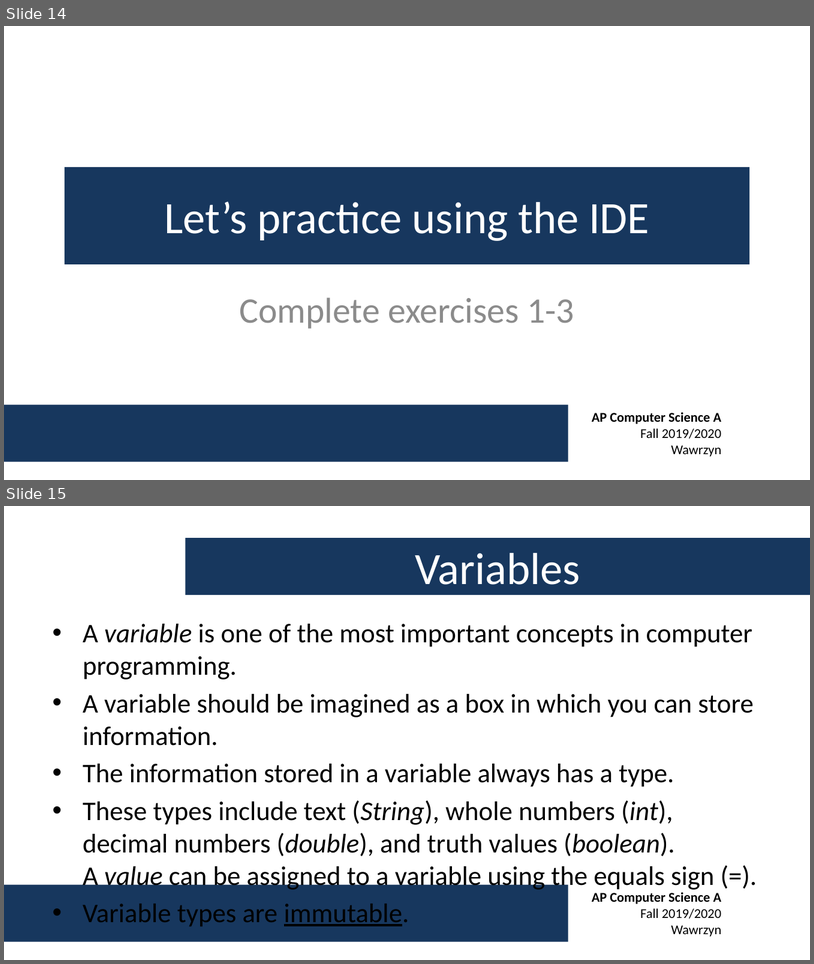
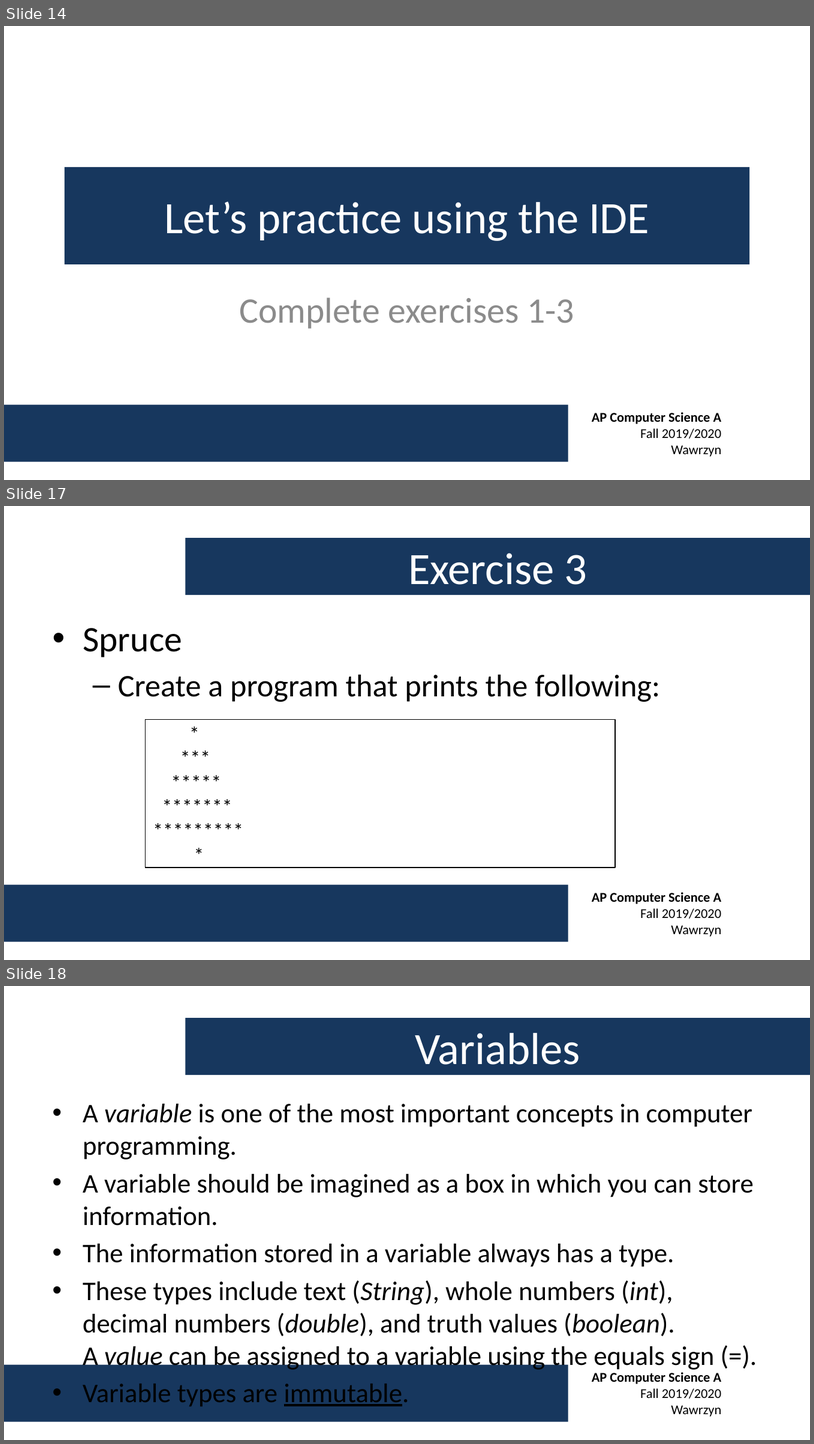
Before and after one commit to swawrzyn/shtcs-ap-cs-fall-2019, a slide deck: Week 1/AP CS A - Week 1 Lecture.pptx. Shown one above the other, each under a label of ours: slides 14 and 15 before the commit, slides 14, 17 and 18 after it; the slides between them are not shown. The pictures are 814x964 and 814x1444 pixels, drawn with LibreOffice and Linux fonts; fonts in the diff are those of the drawing; background and template pictures are left out. Boxes give left, top, right and bottom in pixels: in the first picture for what was removed or moved away, otherwise in the second. Text is boxed around its words. In the diff, an @@ line names an element or a change of style, - is before the commit and + after.

```diff
--- a/Week 1/AP CS A - Week 1 Lecture.pptx
+++ b/Week 1/AP CS A - Week 1 Lecture.pptx
@@ slide 17 added at (x1=4, y1=506, x2=810, y2=960), background #FFFFFF; not listed: 2 template elements that a slide beside it also shows @@
@@ title added at (x1=185, y1=538, x2=810, y2=595), fill #17375E, 40 pt, text #FFFFFF @@
+Exercise 3
@@ text added at (x1=83, y1=628, x2=660, y2=702), 28 pt, text #000000 @@
+• Spruce
+  – Create a program that prints the following:
@@ rectangle added at (x1=145, y1=720, x2=615, y2=867), fill #FFFFFF, outline #000000 0.75 pt, 18 pt, text #000000 @@
+*
+***
+*****
+*******
+*********
+*
@@ what was slide 15 is now slide 18 @@
```
Also in this commit, not shown: 6 other slides added.
